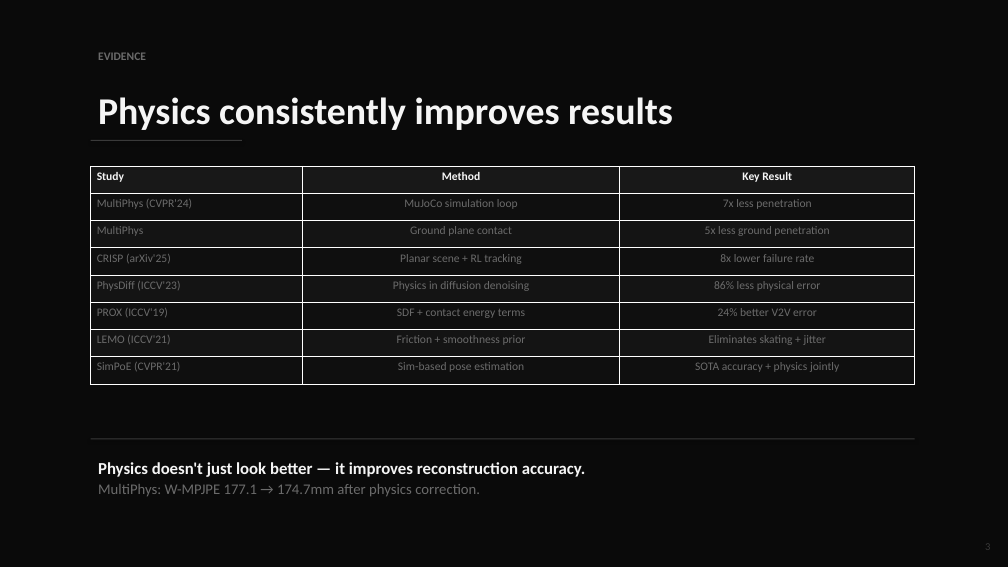
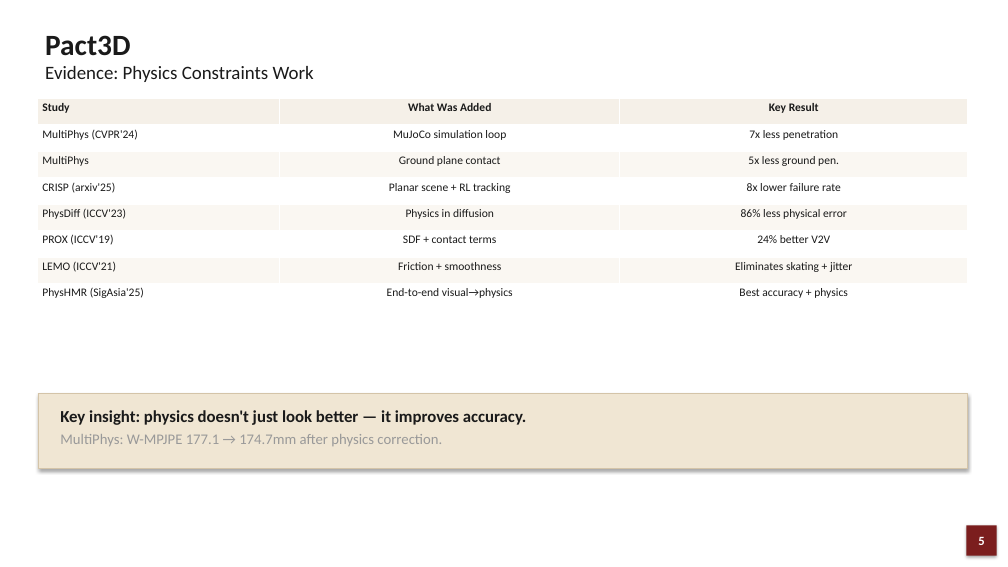
Before and after one commit to JCNTH/Pact3D, a slide deck: slide 5 of Pact3D_Presentation.pptx (slide 3 before the commit). Drawn at 1008x567 pixels with LibreOffice and Linux fonts; fonts in the diff are those of the drawing. Boxes give left, top, right and bottom in pixels: in the first picture for what was removed or moved away, otherwise in the second. Text is boxed around its words. In the diff, an @@ line names an element or a change of style, - is before the commit and + after.

```diff
--- a/Pact3D_Presentation.pptx
+++ b/Pact3D_Presentation.pptx
@@ background #0A0A0A to #FFFFFF @@
@@ text added at [45, 35, 130, 56], 28 pt, text #1A1A1A, bold @@
+Pact3D
@@ text removed at [98, 52, 146, 60] @@
-EVIDENCE
@@ text added at [45, 66, 314, 82], 18 pt, text #1A1A1A @@
+Evidence: Physics Constraints Work
@@ table at [38, 98, 968, 310] @@
-row 1, column 2: Method
+row 1, column 2: What Was Added
-row 3, column 3: 5x less ground penetration
+row 3, column 3: 5x less ground pen.
-row 4, column 1: CRISP (arXiv'25)
+row 4, column 1: CRISP (arxiv'25)
-row 5, column 2: Physics in diffusion denoising
+row 5, column 2: Physics in diffusion
-row 6, column 2: SDF + contact energy terms
+row 6, column 2: SDF + contact terms
-row 6, column 3: 24% better V2V error
+row 6, column 3: 24% better V2V
-row 7, column 2: Friction + smoothness prior
+row 7, column 2: Friction + smoothness
-row 8: SimPoE (CVPR'21) | Sim-based pose estimation | SOTA accuracy + physics jointly
+row 8: PhysHMR (SigAsia'25) | End-to-end visual→physics | Best accuracy + physics
@@ fill #181818 to #F5F0E8 in row 1 @@
@@ fill #0F0F0F to #FFFFFF in 12 cells @@
@@ fill #141414 to #FAF7F2 in 9 cells @@
@@ text colour #F5F5F5 to #1A1A1A in "Study", "Key Result" @@
@@ text colour #6B6B6B to #1A1A1A in "MultiPhys (CVPR'24)", "MuJoCo simulation loop", "7x less penetration", "MultiPhys" and 8 more places @@
@@ table: place and size @@
-table at [91, 166, 915, 384]
+table at [38, 98, 968, 310]
@@ text removed at [98, 97, 673, 130] @@
-Physics consistently improves results
@@ rectangle removed at [91, 140, 242, 141] @@
@@ rectangle: place and size @@
-rectangle at [91, 439, 915, 439]
+rectangle at [38, 393, 968, 469]
@@ rectangle at [38, 393, 968, 469]: fill #3A3A3A to #F0E6D3; outline none to #D4C4A8 0.5 pt @@
@@ text "Key insight: physics doesn't just ...": place and size @@
-text "Key insight: physics doesn't just ..." at [98, 462, 586, 496]
+text "Key insight: physics doesn't just ..." at [60, 410, 527, 446]
@@ text at [60, 410, 527, 425]: text changed; text colour #F5F5F5 to #1A1A1A @@
-Physics doesn't just look better — it improves reconstruction accuracy.
+Key insight: physics doesn't just look better — it improves accuracy.
@@ text at [60, 434, 442, 446]: text colour #6B6B6B to #999999 in "MultiPhys: W-MPJPE 177.1 → 174.7mm after physics ..."; line spacing 16.8pt to 18.2pt @@
@@ rectangle added at [966, 526, 997, 556], fill #7B1E1E, 12 pt, text #FFFFFF, bold @@
+5
@@ text removed at [985, 546, 990, 547] @@
-3
```
Also in this commit, not shown: 5 other slides changed, 11 slides added, 10 slides removed, 10 other files.
